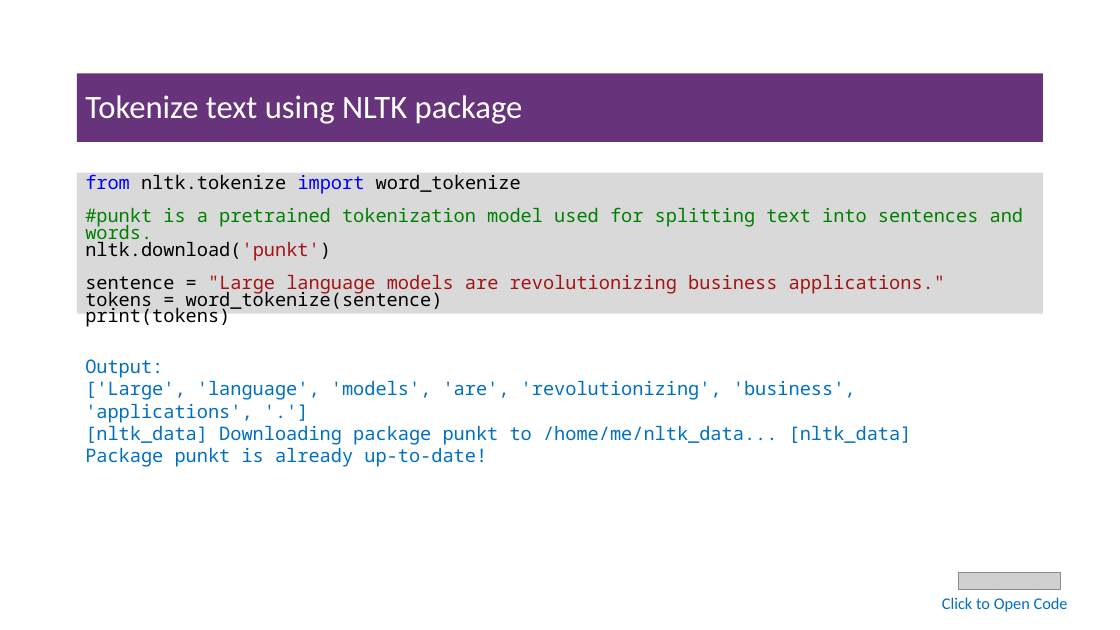
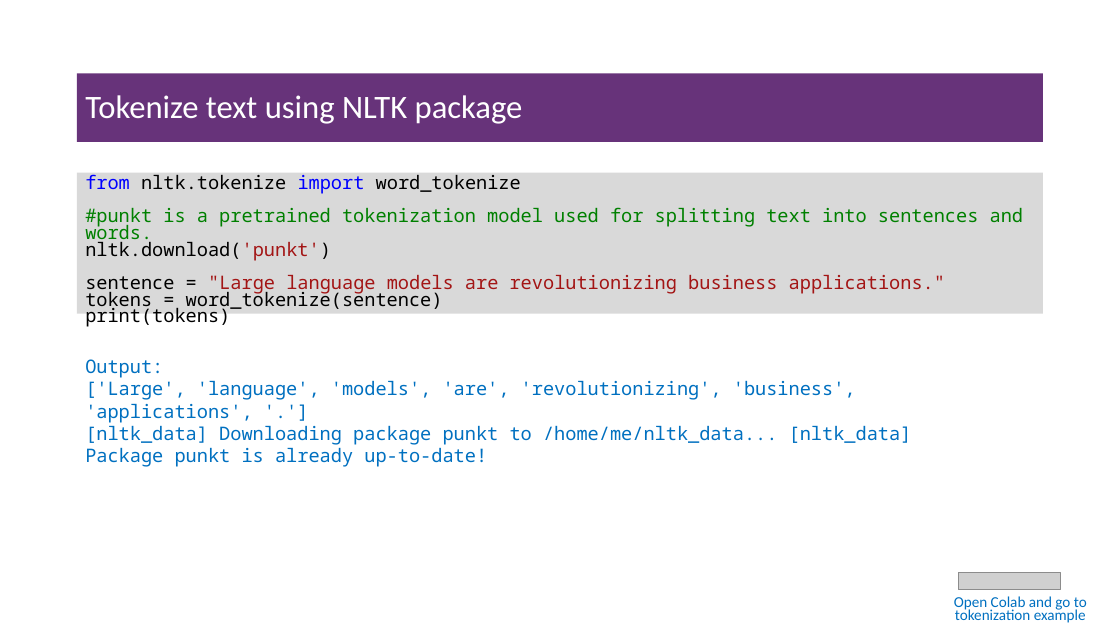
Before and after one commit to msfasha/307307-BI-Methods, a slide deck: slide 11 of 20242-NLP-LLM/lecture notes/Part 1 - Introduction to NLP/1.1-introduction to NLP.pptx. Drawn at 1120x630 pixels with LibreOffice and Linux fonts; fonts in the diff are those of the drawing; grey boxes stand for pictures; background and template pictures are left out. Boxes give left, top, right and bottom in pixels: in the first picture for what was removed or moved away, otherwise in the second. Text is boxed around its words. In the diff, an @@ line names an element or a change of style, - is before the commit and + after.

```diff
--- a/20242-NLP-LLM/lecture notes/Part 1 - Introduction to NLP/1.1-introduction to NLP.pptx
+++ b/20242-NLP-LLM/lecture notes/Part 1 - Introduction to NLP/1.1-introduction to NLP.pptx
@@ text at (954,596,1087,623): text changed; size 14 to 12.9 pt @@
-Click to Open Code
+Open Colab and go to tokenization example
```
Also in this commit, not shown: 7 other slides changed, 11 slides added, 1 slide removed, 14 other files.
